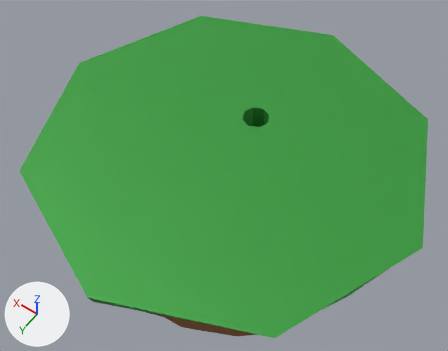
The glTF model public/models/FloatingIsland2.glb as it was, and as the next commit left it.
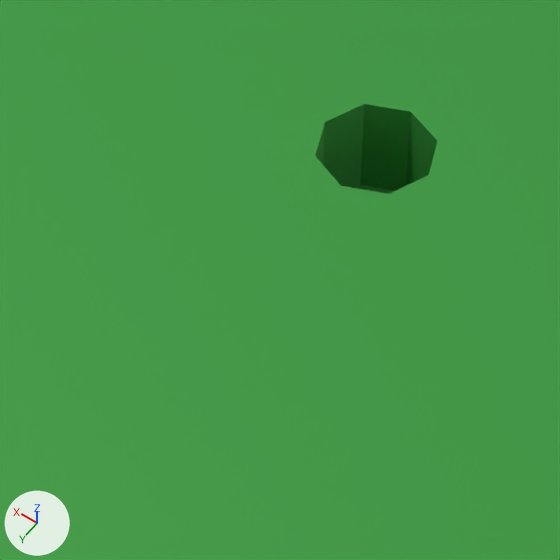
There are two pictures of each version: one whole from a 50 mm camera at (-1.118, 1.62, 3.273) aimed at (0.223, -0.257, 0.323), one close up on the part from 38% to 66% of the width and 24% to 60% of the height. Every picture has the same lights, and +X, +Y and +Z are marked at lower left. Where no turn or scale is listed for an object, it has been applied to the vertices. Vertices at the same position are counted once.

Names of what the first close-up shows: 'IslandSmall'.
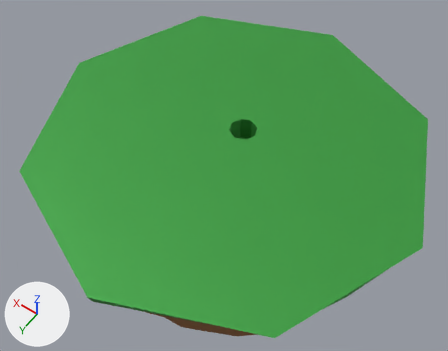
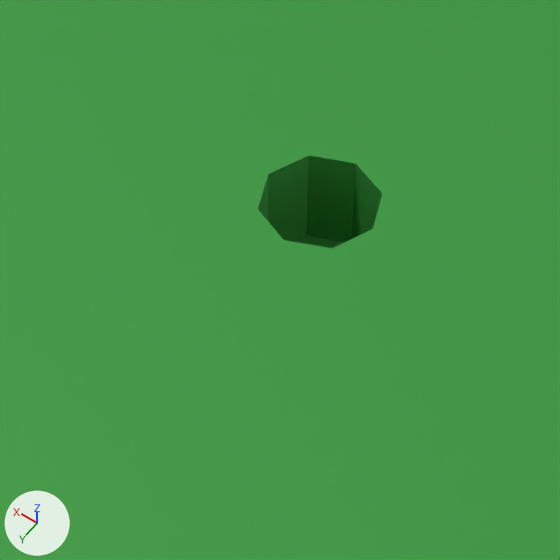
The edits, one by one:
me_islandsmall has 85 vertices, 166 faces and spans x -1.0..1.0, y -1.0..1.0, z -0.88..1.0.
me_islandsmall is used by ob_islandsmall; location (0.0, 0.0, 0.0).
me_islandsmall part 1: all 16 vertices in x -0.07..0.07, y -0.29..-0.15, z 0.86..1.0 are moved by (0.01, 0.1, 0.0).

Changed parts and their boxes [x1, y1, x2, y2] in the close-ups (560 x 560 px; the box of a moved part takes in the faces that stretch with it):
part 1 of me_islandsmall, moved or reshaped: [40, 0, 560, 560] in both
